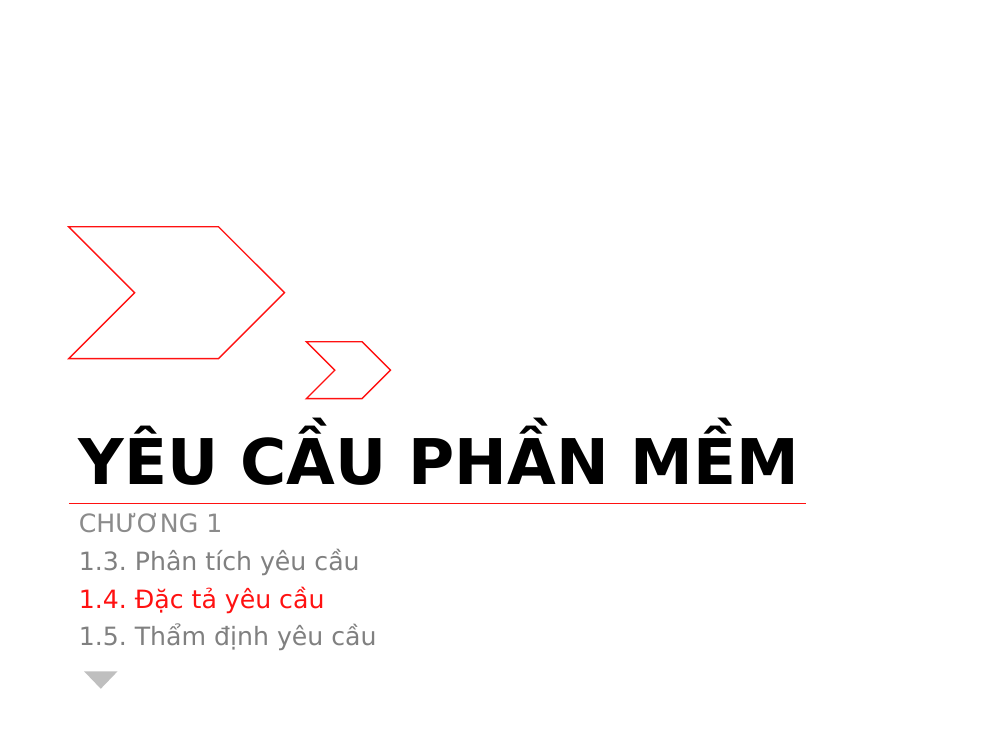
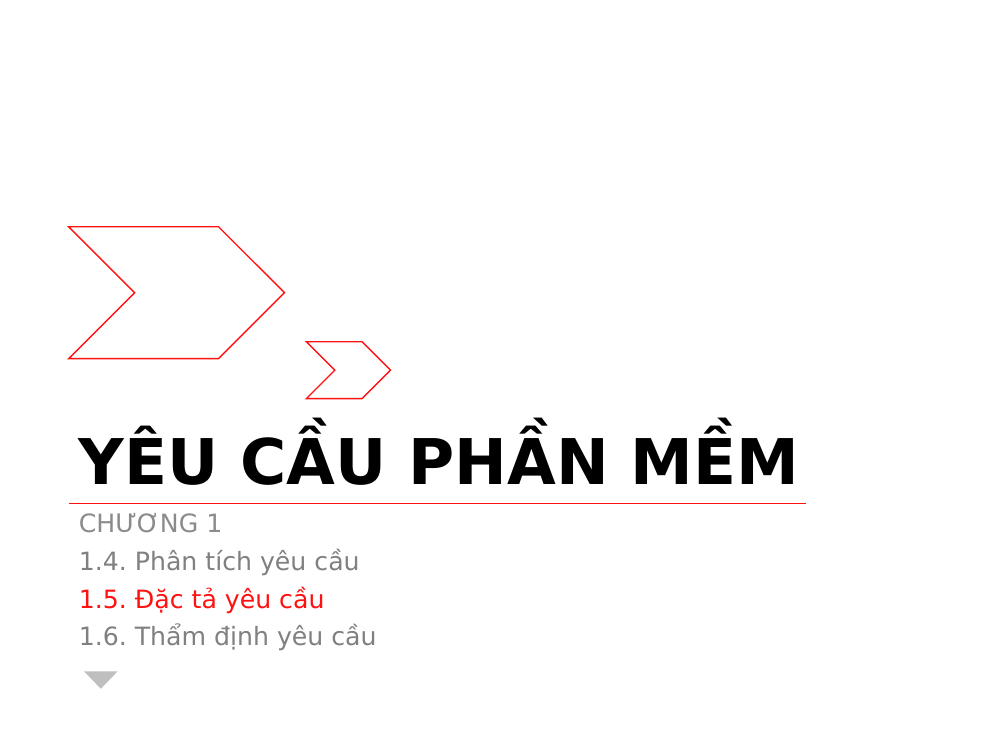
Before and after one commit to riverspart/uet-adv-sw-engineering, a slide deck: slide 16 of slide/dev/chapter_1/slide.pptx (slide 15 before the commit). Drawn at 1008x756 pixels with LibreOffice and Linux fonts; fonts in the diff are those of the drawing. Boxes give left, top, right and bottom in pixels: in the first picture for what was removed or moved away, otherwise in the second. Text is boxed around its words. In the diff, an @@ line names an element or a change of style, - is before the commit and + after.

```diff
--- a/slide/dev/chapter_1/slide.pptx
+++ b/slide/dev/chapter_1/slide.pptx
@@ text at [79, 549, 376, 650]: text changed @@
-1.3. Phân tích yêu cầu
-1.4. Đặc tả yêu cầu
-1.5. Thẩm định yêu cầu
+1.4. Phân tích yêu cầu
+1.5. Đặc tả yêu cầu
+1.6. Thẩm định yêu cầu
```
Also in this commit, not shown: 9 other slides changed, 2 slides added.
